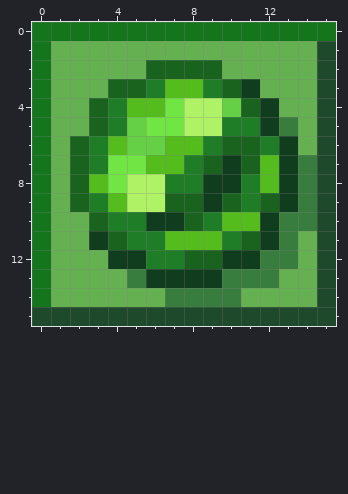
One commit to this pixel-art sprite: src/main/resources/assets/tierability/icon.png. Above, as it was before the edit.
The file is 128x128 pixels, drawn in blocks of 8x8; one block is one cell here. Colours within 5 levels of each other are drawn and written as one.
And afterwards:
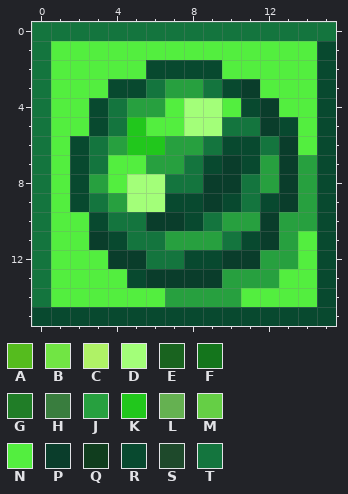
Palette (. is transparent): A #55bc1e  B #71e544  C #aff266  D #a3ff79  E #19631f  F #14751c  G #207d27  H #397d3e  J #27a03f  K #21c71c  L #65b151  M #65cf45  N #53ee3f  P #0a3d2b  Q #103d1e  R #08492f  S #1e492b  T #14753e
Edits made:
@@ x 0..15 @@
- 0 FFFFFFFFFFFFFFFF
- 1 FLLLLLLLLLLLLLLS
- 2 FLLLLLEEEELLLLLS
- 3 FLLLEEGAAGEQLLLS
- 4 FLLEGAABCCMEQLLS
- 5 FLLEGMBBCCGGQHLS
- 6 FLEGAMMAAGEEGQLS
- 7 FLEGBBAAGEQEAQHS
- 8 FLEABCCGGQQGAQHS
- 9 FLEGACCEEQEGEQHS
-10 FLLEGGQQEGAAQHHS
-11 FLLQEGGAAAGEQHLS
-12 FLLLQQGGEEQQHHLS
-13 FLLLLHQQQQHHHLLS
-14 FLLLLLLHHHHLLLLS
-15 SSSSSSSSSSSSSSSS
+ 0 TTTTTTTTTTTTTTTT
+ 1 TNNNNNNNNNNNNNNR
+ 2 TNNNNNRRRRNNNNNR
+ 3 TNNNRRTJJTRPNNNR
+ 4 TNNRTJJNDDNRPNNR
+ 5 TNNRTKNNDDTTPRNR
+ 6 TNRTJKKJJTRRTPNR
+ 7 TNRTNNJJTRPRJPJR
+ 8 TNRJNDDTTPPTJPJR
+ 9 TNRTJDDRRPRTRPJR
+10 TNNRTTPPRTJJPJJR
+11 TNNPRTTJJJTRPJNR
+12 TNNNPPTTRRPPJJNR
+13 TNNNNRPPPPJJJNNR
+14 TNNNNNNJJJJNNNNR
+15 RRRRRRRRRRRRRRRR
